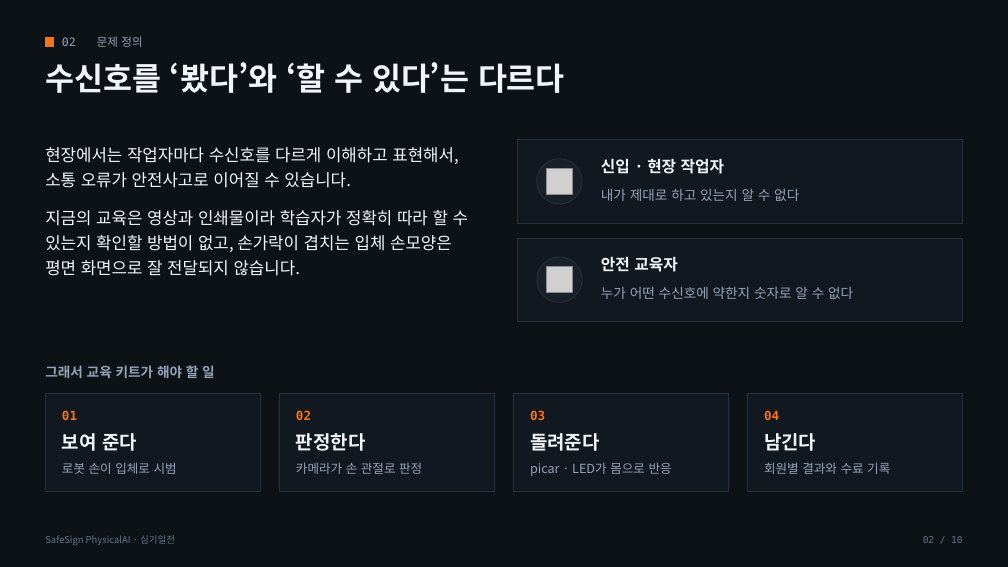
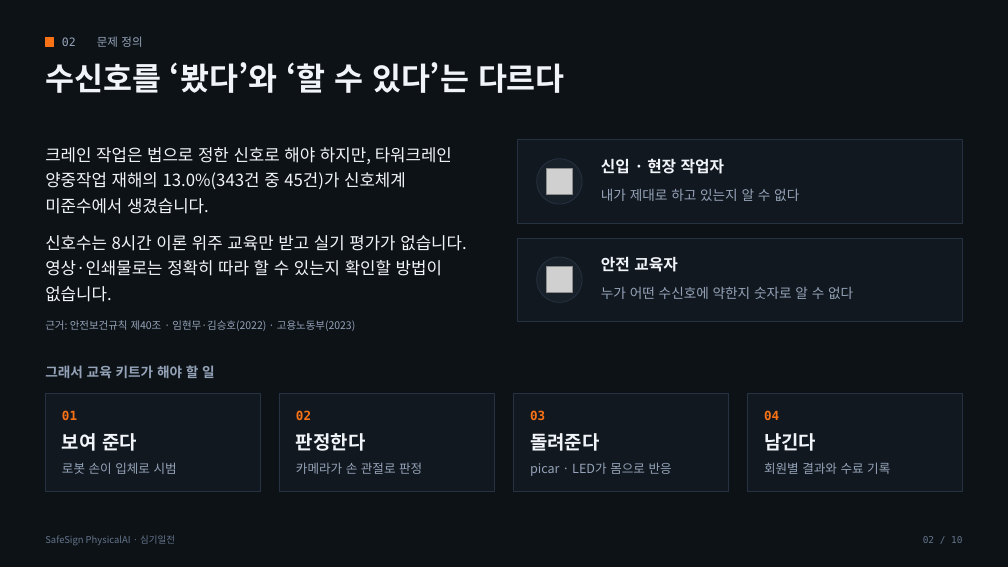
Before and after one commit to Lee35678/SafeSign_PhysicalAI, a slide deck: slide 2 of document/21_발표자료.pptx. Drawn at 1008x567 pixels with LibreOffice and Linux fonts; fonts in the diff are those of the drawing; grey boxes stand for pictures. Boxes give left, top, right and bottom in pixels: in the first picture for what was removed or moved away, otherwise in the second. Text is boxed around its words. In the diff, an @@ line names an element or a change of style, - is before the commit and + after.

```diff
--- a/document/21_발표자료.pptx
+++ b/document/21_발표자료.pptx
@@ text at (45,147,466,331): text changed @@
-현장에서는 작업자마다 수신호를 다르게 이해하고 표현해서, 소통 오류가 안전사고로 이어질 수 있습니다.
-지금의 교육은 영상과 인쇄물이라 학습자가 정확히 따라 할 수 있는지 확인할 방법이 없고, 손가락이 겹치는 입체 손모양은 평면 화면으로 잘 전달되지 않습니다.
+크레인 작업은 법으로 정한 신호로 해야 하지만, 타워크레인 양중작업 재해의 13.0%(343건 중 45건)가 신호체계 미준수에서 생겼습니다.
+신호수는 8시간 이론 위주 교육만 받고 실기 평가가 없습니다. 영상·인쇄물로는 정확히 따라 할 수 있는지 확인할 방법이 없습니다.
+근거: 안전보건규칙 제40조 · 임현무·김승호(2022) · 고용노동부(2023)
```
Also in this commit, not shown: 1 other slide changed.
